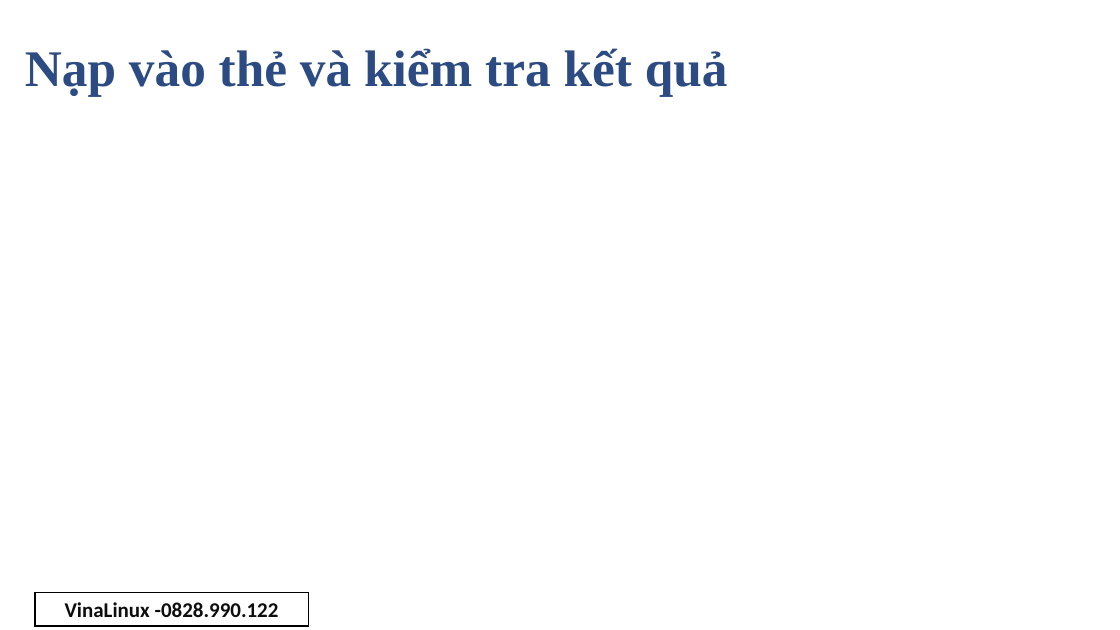
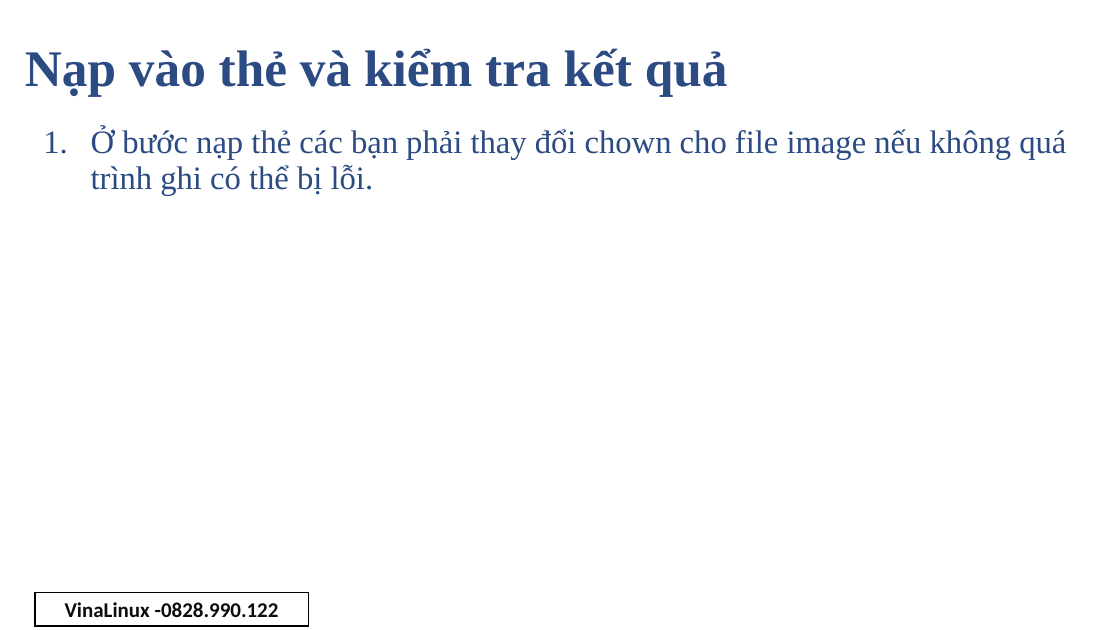
Before and after one commit to phuthodien/android_embedded, a slide deck: slide 7 of unit1_build_aosp_for_pi/build_aosp.pptx. Drawn at 1120x630 pixels with LibreOffice and Linux fonts; fonts in the diff are those of the drawing; background and template pictures are left out. Boxes give left, top, right and bottom in pixels: in the first picture for what was removed or moved away, otherwise in the second. Text is boxed around its words. In the diff, an @@ line names an element or a change of style, - is before the commit and + after.

```diff
--- a/unit1_build_aosp_for_pi/build_aosp.pptx
+++ b/unit1_build_aosp_for_pi/build_aosp.pptx
@@ text added at [91, 128, 1066, 195], 28 pt, text #2B4B82 @@
+1. Ở bước nạp thẻ các bạn phải thay đổi chown cho file image nếu không quá trình ghi có thể bị lỗi.
```
Also in this commit, not shown: 2 other slides changed.
